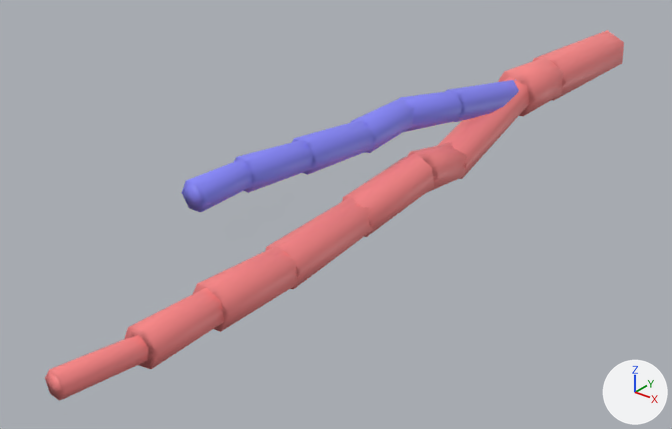
The glTF model public/data/plots/sample/media/qsm/275.glb as it was, and as the next commit left it.
Rendered twice from a 50 mm camera at (1.93, -8.09, -7.11) aimed at (-1.01, -4.41, -9.39). Arrows for +X, +Y and +Z are at lower right; the lights stay in place. The first picture is the older version. Vertices at exactly the same position are counted once.
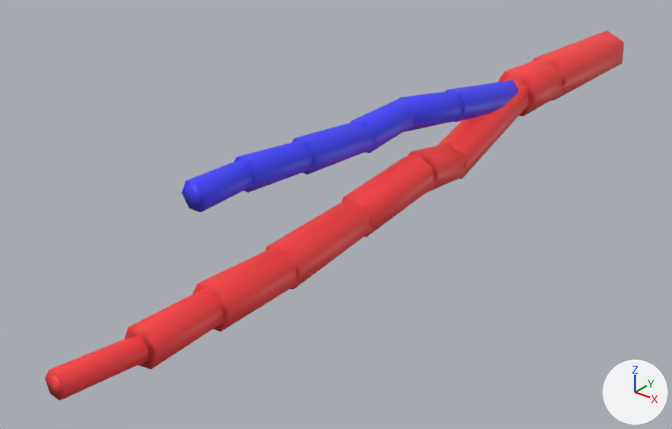
Changed parts and their boxes (x1, y1, x2, y2) in the pictures (672 x 429 px):
part 1 of me_mesh_0, recoloured
    both: (45, 30, 624, 401)
part 2 of me_mesh_0, recoloured (darker)
    both: (182, 80, 519, 212)

Patch to the scene script:
```diff
--- a/public/data/plots/sample/media/qsm/275.glb.py
+++ b/public/data/plots/sample/media/qsm/275.glb.py
@@ me_mesh_0 @@
 me_mesh_0.from_pydata(...)  # 196 vertices, 360 faces; spans x -0.94..-0.56, y -6.52..-1.45, z -9.38..-8.72
 # used by ob_mesh_0; location = (0.0, 0.0, 0.0)
+# me_mesh_0 part 1: 216 faces centred in x -0.9..-0.58, y -6.52..-1.45, z -9.37..-8.88 are repainted in the vertex colours; the middle colour goes from pink #ff8888 to red #ff3f3f
+# me_mesh_0 part 2: 144 faces centred in x -0.93..-0.67, y -5.6..-2.89, z -9.07..-8.73 are repainted in the vertex colours; the middle colour goes from blue #8888ff to blue #3f3fff
 me_mesh_0.materials.append(mat_defaultmaterial)
```
